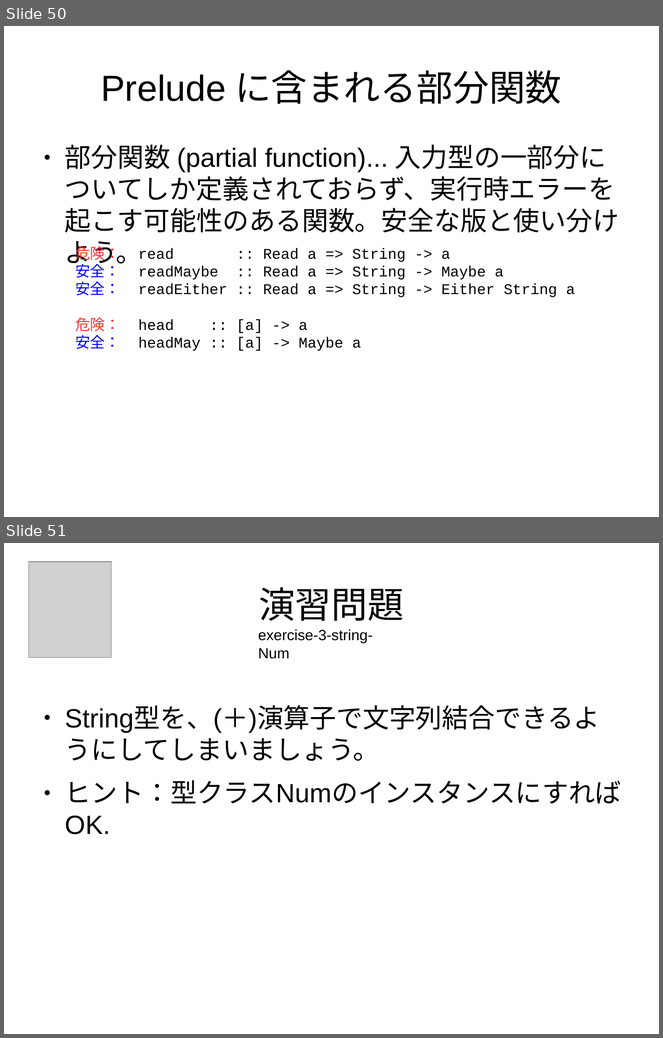
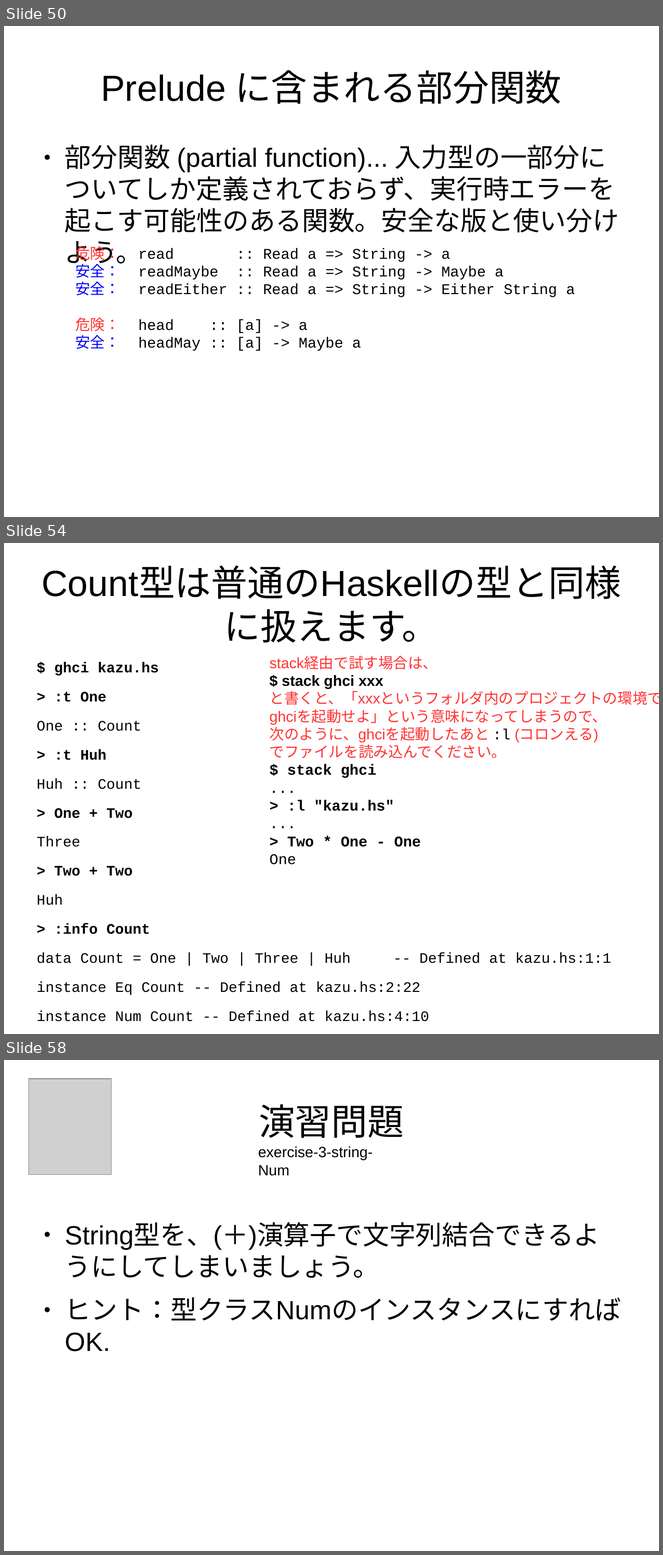
Before and after one commit to nushio3/learn-haskell, a slide deck: Tsukuba-2016.odp. Shown one above the other, each under a label of ours: slides 50 and 51 before the commit, slides 50, 54 and 58 after it; the slides between them are not shown. The pictures are 663x1038 and 663x1555 pixels, drawn with LibreOffice and Linux fonts; fonts in the diff are those of the drawing; grey boxes stand for pictures. Boxes give left, top, right and bottom in pixels: in the first picture for what was removed or moved away, otherwise in the second. Text is boxed around its words. In the diff, an @@ line names an element or a change of style, - is before the commit and + after.

```diff
--- a/Tsukuba-2016.odp
+++ b/Tsukuba-2016.odp
@@ slide 54 added at (x1=4, y1=543, x2=659, y2=1034), background #FFFFFF @@
@@ title added at (x1=224, y1=609, x2=439, y2=643), 44 pt, text #000000 @@
+Count型は普通のHaskellの型と同様に扱えます。
@@ text added at (x1=37, y1=662, x2=612, y2=1022), 17.6 pt, text #000000 @@
+$ ghci kazu.hs
+> :t One
+One :: Count
+> :t Huh
+Huh :: Count
+> One + Two
+Three
+> Two + Two
+Huh
+> :info Count
+data Count = One | Two | Three | Huh -- Defined at kazu.hs:1:1
+instance Eq Count -- Defined at kazu.hs:2:22
+instance Num Count -- Defined at kazu.hs:4:10
@@ text added at (x1=270, y1=656, x2=659, y2=865), 18 pt, text #FF3333 @@
+stack経由で試す場合は、
+$ stack ghci xxx
+と書くと、「xxxというフォルダ内のプロジェクトの環境で
+ghciを起動せよ」という意味になってしまうので、
+次のように、ghciを起動したあと :l (コロンえる)
+でファイルを読み込んでください。
+$ stack ghci
+...
+> :l "kazu.hs"
+...
+> Two * One - One
+One
@@ what was slide 51 is now slide 58 @@
```
Also in this commit, not shown: 6 other slides added, 2 other files.
